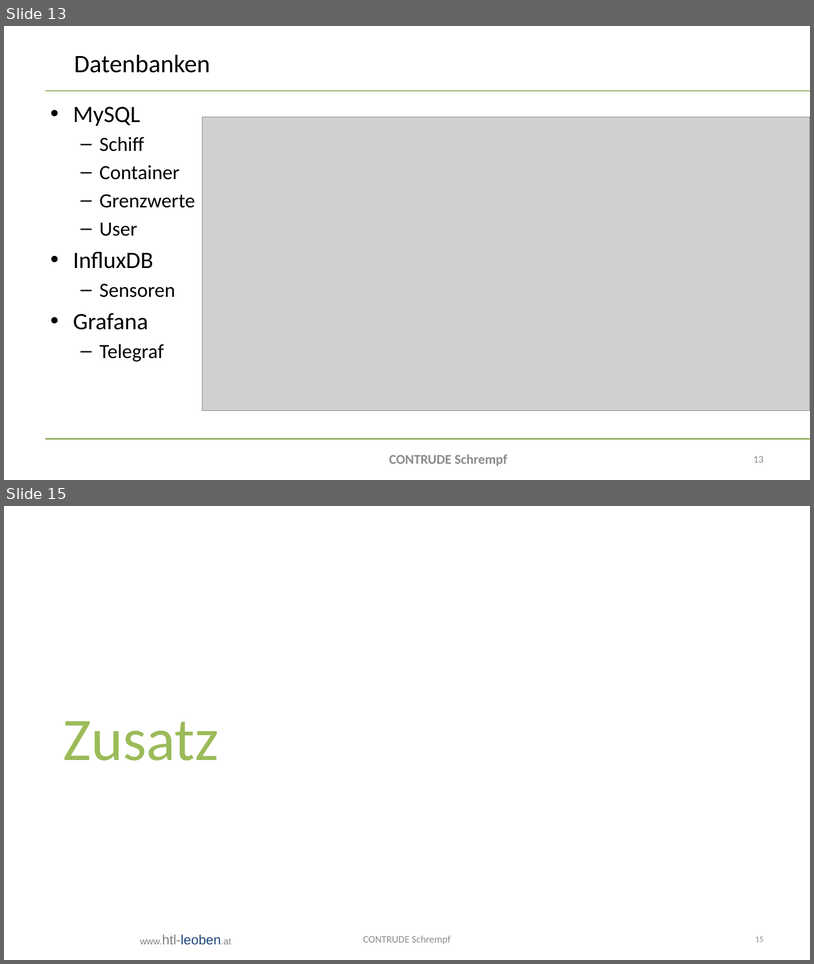
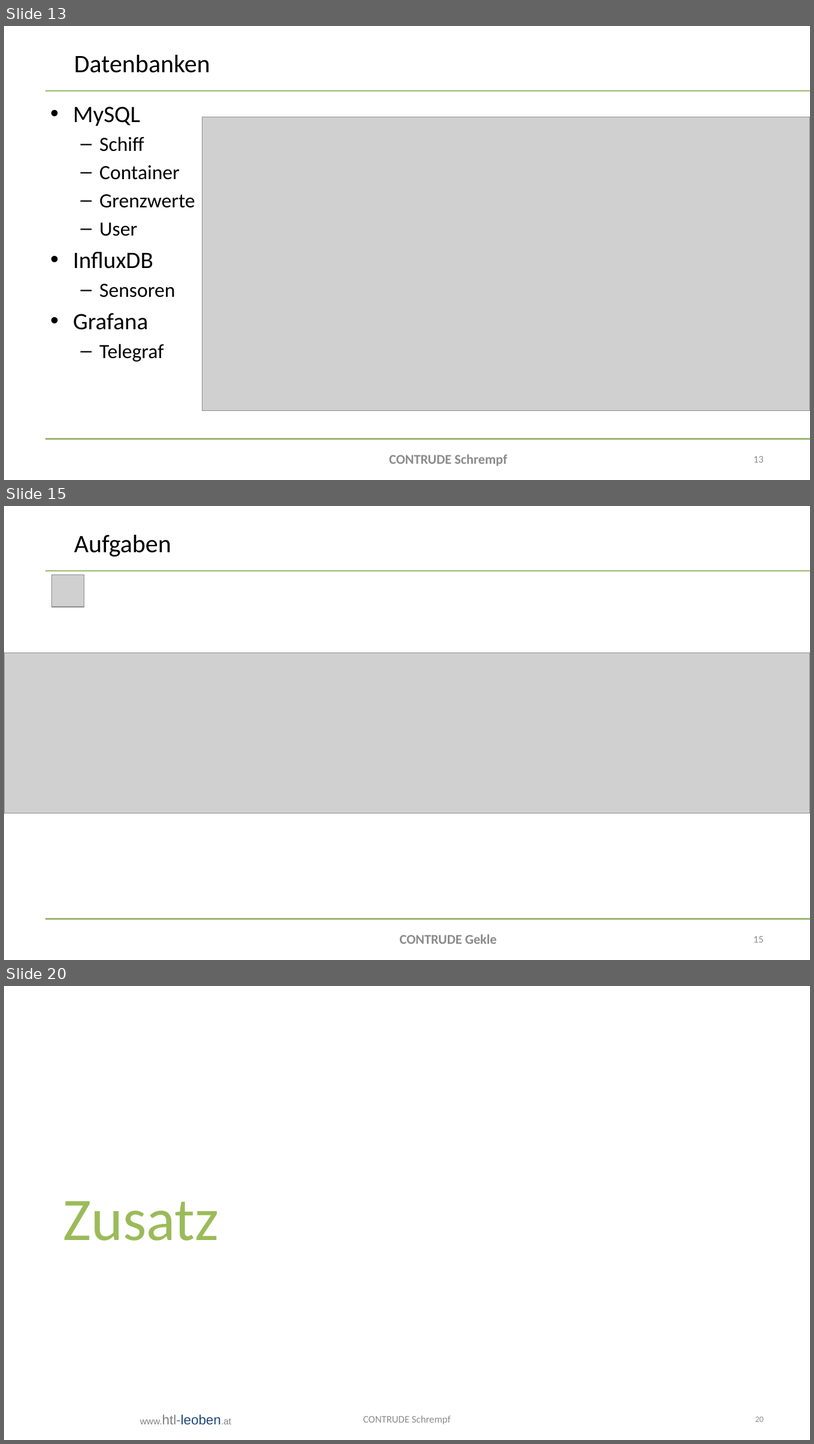
Before and after one commit to bitsneak/Contrude, a slide deck: Diplomarbeit/doc/Presentations/DA-Präsentation2025-Verteidigung.pptx. Shown one above the other, each under a label of ours: slides 13 and 15 before the commit, slides 13, 15 and 20 after it; the slides between them are not shown. The pictures are 814x964 and 814x1444 pixels, drawn with LibreOffice and Linux fonts; fonts in the diff are those of the drawing; grey boxes stand for pictures; background and template pictures are left out. Boxes give left, top, right and bottom in pixels: in the first picture for what was removed or moved away, otherwise in the second. Text is boxed around its words. In the diff, an @@ line names an element or a change of style, - is before the commit and + after.

Commit message:
Updated Gekle part of final DA PP

```diff
--- a/Diplomarbeit/doc/Presentations/DA-Präsentation2025-Verteidigung.pptx
+++ b/Diplomarbeit/doc/Presentations/DA-Präsentation2025-Verteidigung.pptx
@@ slide 15 added at (4, 506, 810, 960), background #FFFFFF; not listed: 2 template elements that a slide beside it also shows @@
@@ title added at (74, 535, 171, 557), 30 pt, text #000000 @@
+Aufgaben
@@ picture added at (52, 574, 84, 606) @@
@@ picture added at (4, 653, 810, 813) @@
@@ text added at (400, 934, 497, 943), 16 pt, text #8C8C8C, bold @@
+CONTRUDE Gekle
@@ page number added at (754, 936, 764, 942), 12 pt, text #8C8C8C @@
+15
@@ what was slide 15 is now slide 20 @@
@@ page number at (756, 1416, 764, 1422): text changed @@
-15
+20
```
Also in this commit, not shown: 2 slides changed, 4 other slides added.
